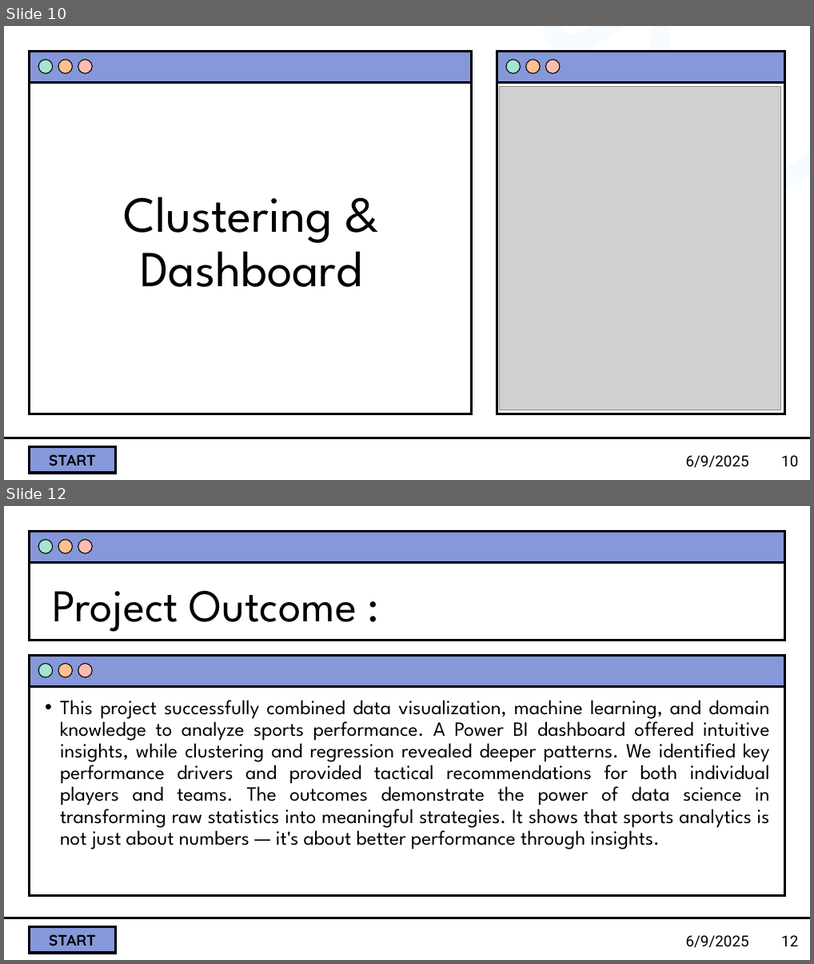
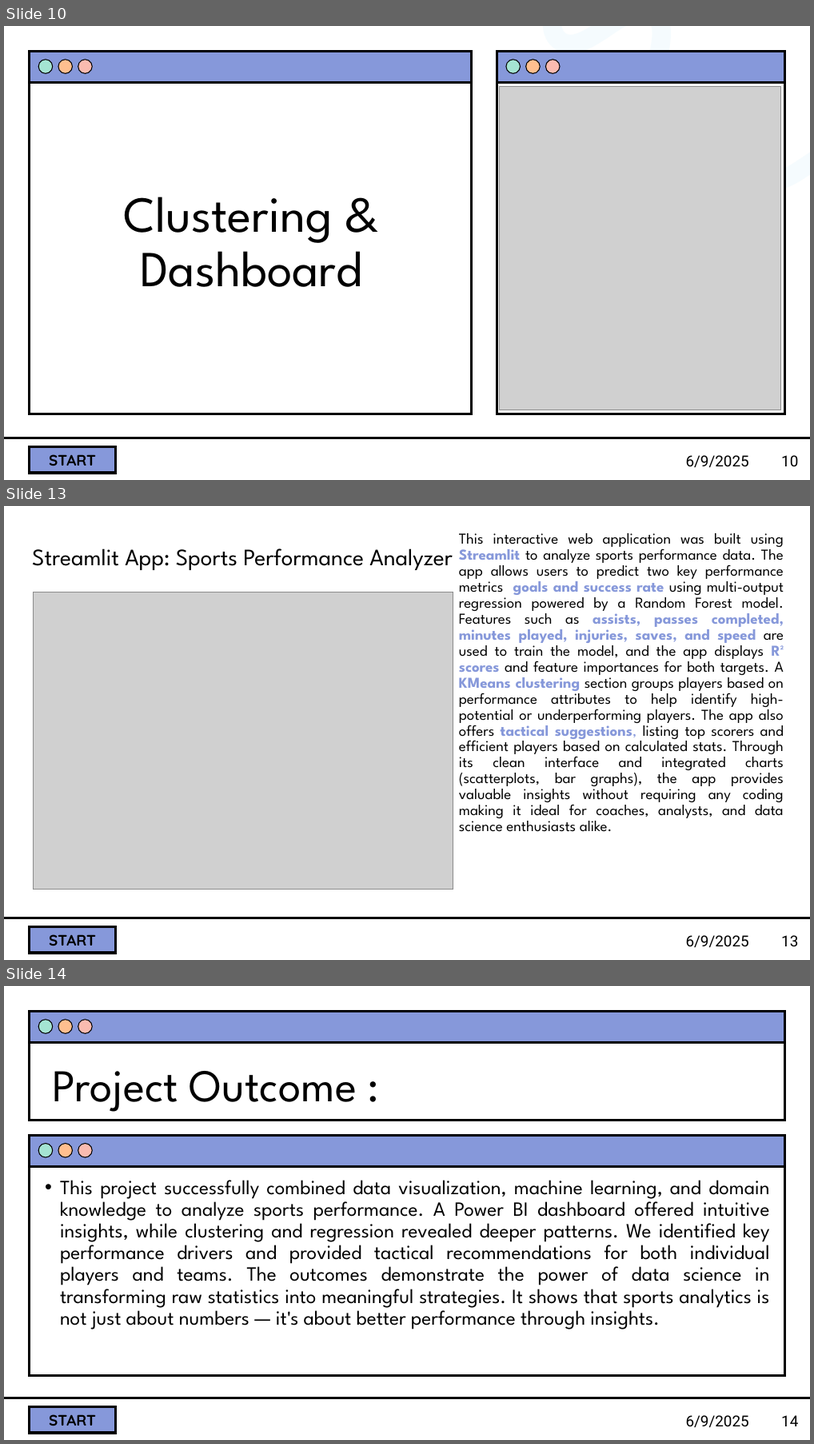
Before and after one commit to Sakshi-hub24/DS_MajorProject_SportsPerfromanceAnalysis.github.io, a slide deck: SPA PPT/Sports Performance Analysis.pptx. Shown one above the other, each under a label of ours: slides 10 and 12 before the commit, slides 10, 13 and 14 after it; the slides between them are not shown. The pictures are 814x964 and 814x1444 pixels, drawn with LibreOffice and Linux fonts; fonts in the diff are those of the drawing; grey boxes stand for pictures; background and template pictures are left out. Boxes give left, top, right and bottom in pixels: in the first picture for what was removed or moved away, otherwise in the second. Text is boxed around its words. In the diff, an @@ line names an element or a change of style, - is before the commit and + after.

```diff
--- a/SPA PPT/Sports Performance Analysis.pptx
+++ b/SPA PPT/Sports Performance Analysis.pptx
@@ slide 13 added at <box>4,506,810,960</box>, background picture (left out); not listed: 3 template elements that a slide beside it also shows @@
@@ rounded rectangle added at <box>26,528,789,896</box>, fill #FFFFFF at 80% opacity @@
@@ title added at <box>32,548,453,570</box>, 28 pt, text #000000 @@
+Streamlit App: Sports Performance Analyzer
@@ text added at <box>459,533,785,832</box>, 18 pt, text #000000 @@
+This interactive web application was built using Streamlit to analyze sports performance data. The app allows users to predict two key performance metrics goals and success rate using multi-output regression powered by a Random Forest model. Features such as assists, passes completed, minutes played, injuries, saves, and speed are used to train the model, and the app displays R² scores and feature importances for both targets. A KMeans clustering section groups players based on performance attributes to help identify high-potential or underperforming players. The app also offers tactical suggestions, listing top scorers and efficient players based on calculated stats. Through its clean interface and integrated charts (scatterplots, bar graphs), the app provides valuable insights without requiring any coding making it ideal for coaches, analysts, and data science enthusiasts alike.
@@ rectangle added at <box>34,592,454,889</box>, fill #8698DA, outline #3B4360 1 pt @@
@@ picture added at <box>34,592,454,889</box> @@
@@ text added at <box>686,935,750,947</box>, 18 pt, text #000000 @@
+6/9/2025
@@ page number added at <box>782,935,798,946</box>, 18 pt, text #000000 @@
+13
@@ what was slide 12 is now slide 14 @@
@@ page number at <box>782,1415,798,1426</box>: text changed @@
-12
+14
```
Also in this commit, not shown: 2 slides changed, 1 other slide added, 1 other file.
